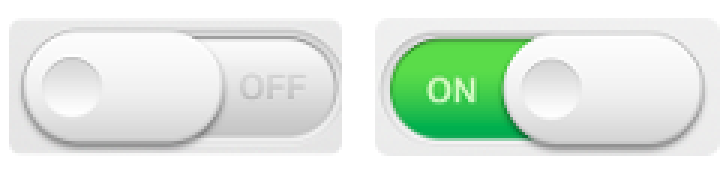
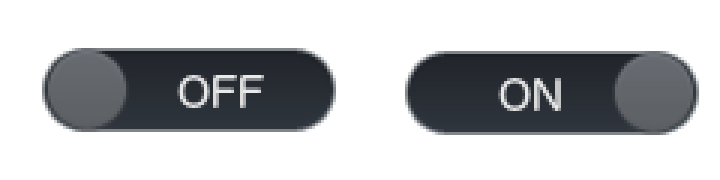
Before/after of a 720 × 180 layered artwork. What changed in the layer stack:
removed layer "Pasted Layer #1" over [375, 18, 720, 156]
removed layer "Pasted Layer" over [9, 18, 342, 156]
removed layer "Layer" over [9, 18, 720, 156]
added layer "Transformation copy" above "Transformation" over [612, 51, 696, 138]
added layer "Transformation" above "ON" over [45, 48, 129, 135]
added layer "ON" above "OFF" over [498, 78, 561, 111]
added layer "OFF" above "bar5.png copy" over [177, 75, 264, 108]
added layer "bar5.png copy" above "bar5.png" over [405, 51, 699, 138]
added layer "bar5.png" over [42, 48, 336, 135]
